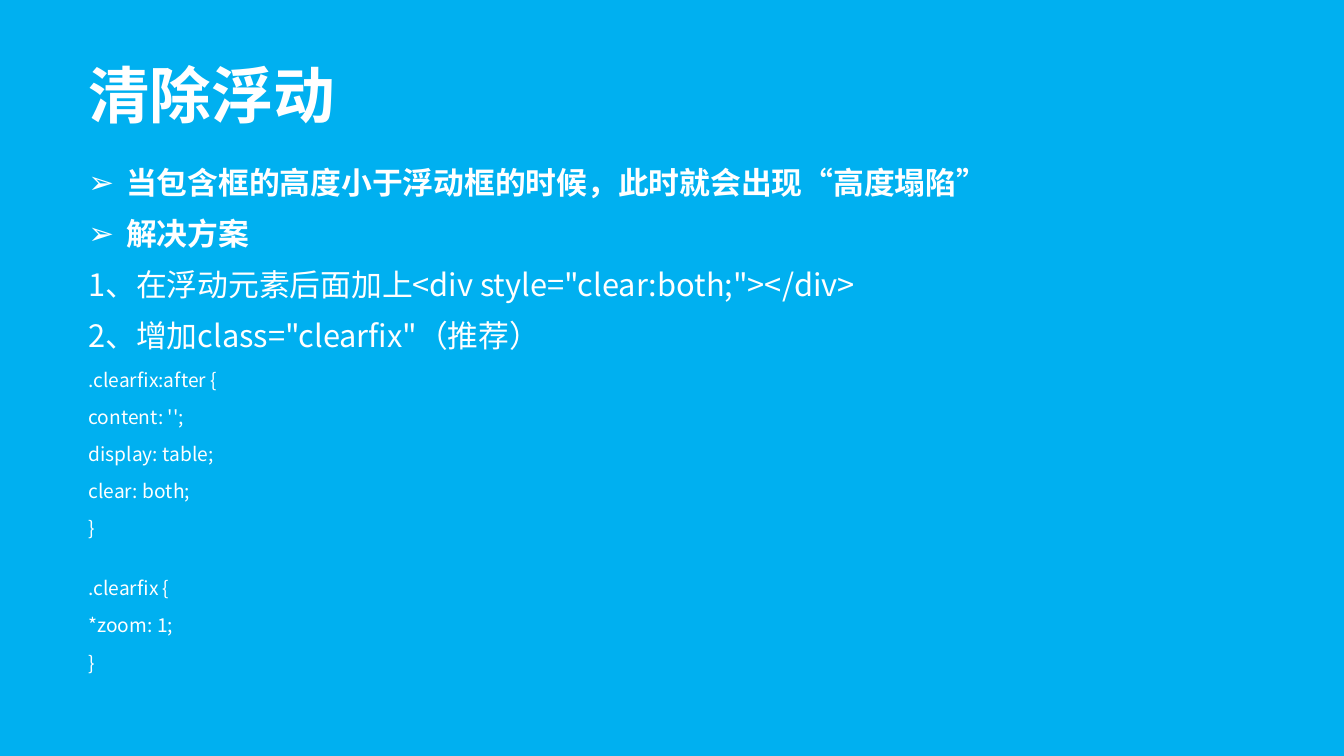
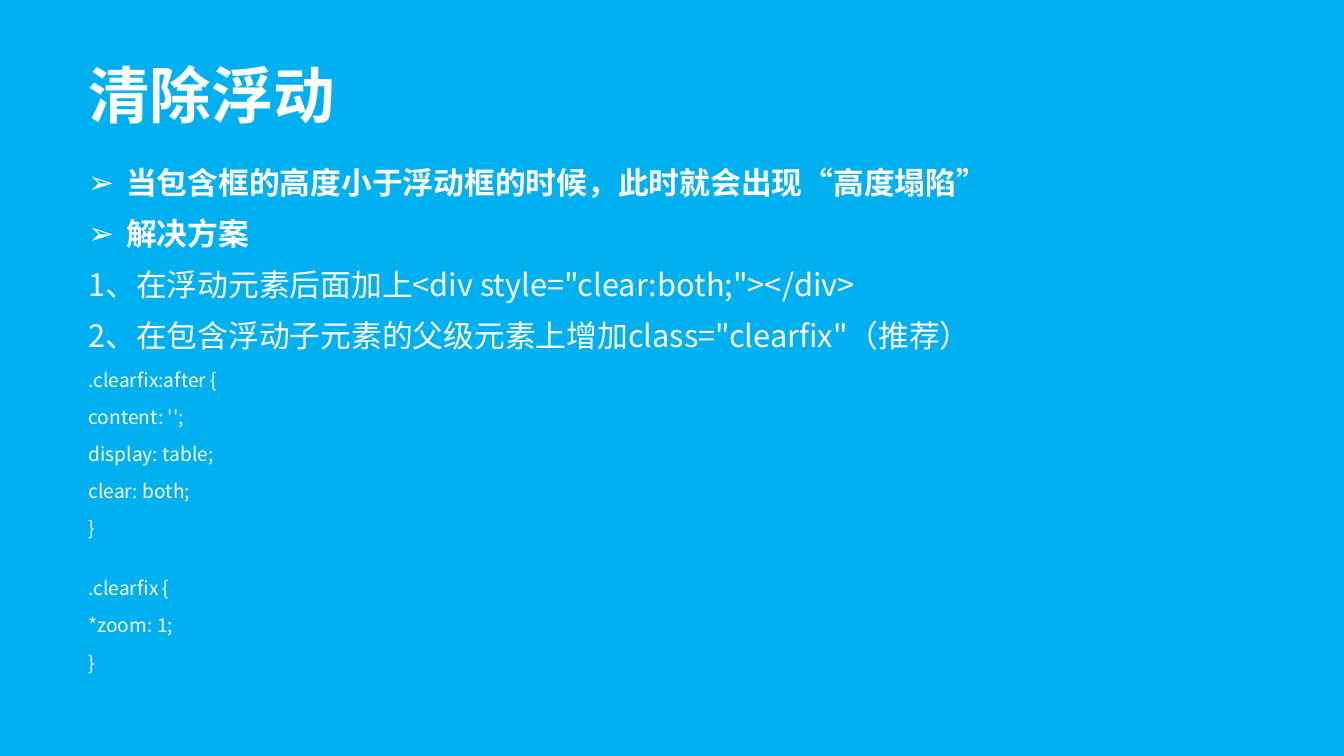
Before and after one commit to wugenshui/ppt, a slide deck: slide 15 of HTML_CSS/Html&CSS.pptx. Drawn at 1344x756 pixels with LibreOffice and Linux fonts; fonts in the diff are those of the drawing. Boxes give left, top, right and bottom in pixels: in the first picture for what was removed or moved away, otherwise in the second. Text is boxed around its words. In the diff, an @@ line names an element or a change of style, - is before the commit and + after.

Commit message:
clearfix

```diff
--- a/HTML_CSS/Html&CSS.pptx
+++ b/HTML_CSS/Html&CSS.pptx
@@ subtitle at (88,320,970,350): text changed @@
-2、增加class="clearfix"（推荐）
+2、在包含浮动子元素的父级元素上增加class="clearfix"（推荐）
```
Also in this commit, not shown: 1 other file.
